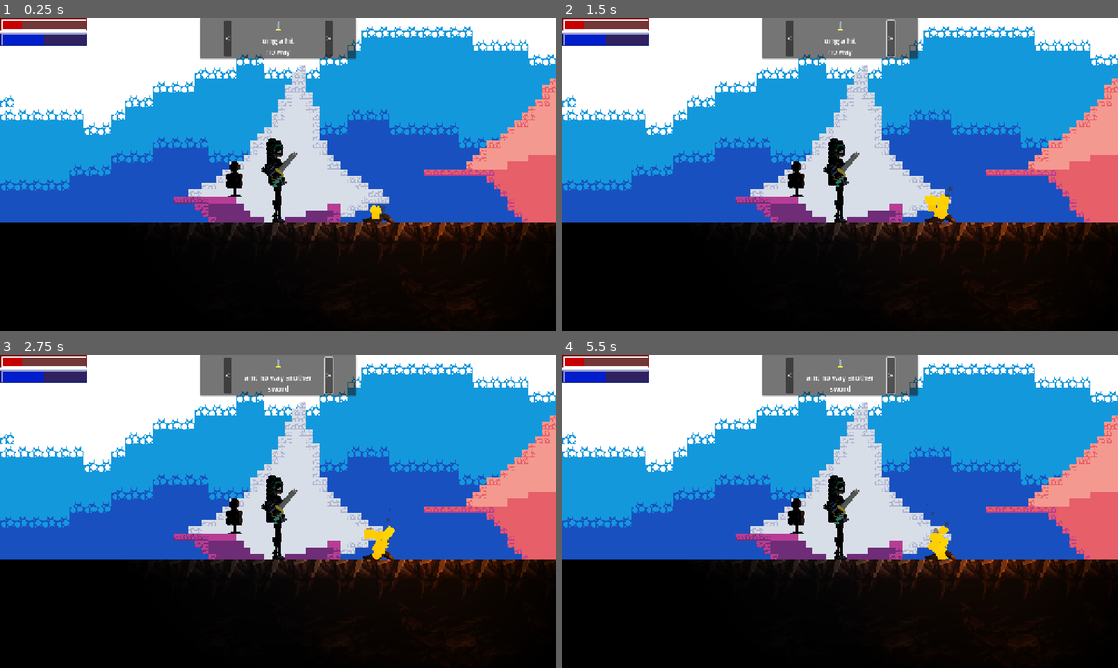
Above: before the commit, frames 1-4 (two rows, left to right).
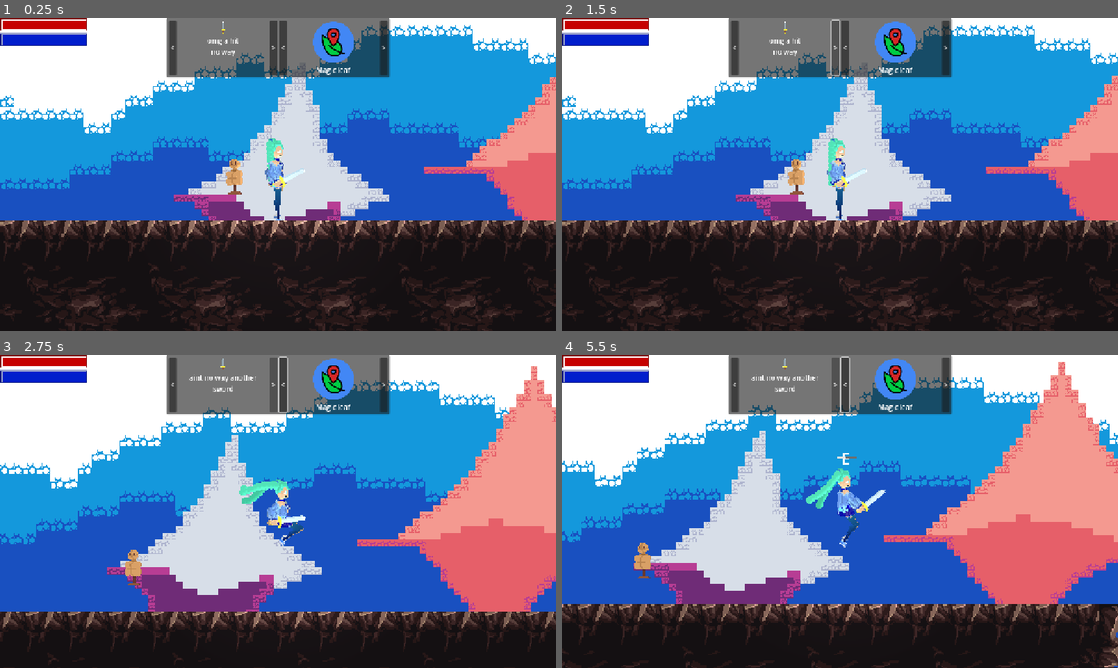
Above: after the commit, the same moments.

Repository: ToastedTeam/CaveGame
Game: Godot game, scene res://scenes/main/main.tscn
Same seed, same stepped clock (60 frames per second), same inputs: the game is played once before the commit and once after it. The engine's default icon, where the game draws it, is replaced by a stand-in: a white triangle on a blue panel in a dark square.
Inputs:
- Up to frame 1 (0.25 s): no input
- Up to frame 2 (1.5 s): click "<" at 0.5 s; click ">" at 1.25 s
- Up to frame 3 (2.75 s): tap Enter (ui_accept) at 2 s; hold Right (player_move_right) from 2.03 s (still down); tap A (player_attack_melee) at 2.1 s; tap Up (player_jump) at 2.27 s
- Up to frame 4 (5.5 s): tap S (player_attack_ranged) at 2.85 s; tap Up (player_jump) at 3.02, 4.52, 5.27 s; release Right (player_move_right) at 3.53 s; hold Left (player_move_left) 3.53-4.28 s; tap D (player_dash) at 3.6 s; hold Right (player_move_right) from 4.28 s (still down); tap E (player_interact) at 4.35 s; tap A (player_attack_melee) at 5.1 s

The runs differ from the first frame. In frame 1, 22% of the frame differs, in the area x 0-100%, y 0-100%; in frame 2, 22%; in frame 3, 52%; in frame 4, 55%.
Error before the commit: Parse Error: Preload file "res://weapons/projectile/projectile.tscn" does not exist. (res://entities/player/player.gd:25)
Error after the commit: Invalid call. Nonexistent function '_attack' in base 'Nil'. (res://entities/player/player_ik_animator.gd:77)

Commit message:
SCRUM-45 Added missing files for prev commit

Diff:
--- a/entities/player/player.gd
+++ b/entities/player/player.gd
@@ -22,7 +22,7 @@
 @export var inhibitUserInput: bool = false;
 @export var animPlayer: AnimationPlayer;
 
-var projectile = preload("res://weapons/projectile/projectile.tscn")
+#var projectile = preload("res://weapons/projectile/projectile.tscn")
 
 var targetX: float = 0;
 # Various Properties
@@ -247,22 +247,7 @@
 
 	move_and_slide()
 
-#	Player animations
-	#if is_on_floor():
-		#if direction:
-			#player_sprite.play("run")
-		#else:
-			#player_sprite.play("idle")
-	#else:
-		#player_sprite.play("jump")
-
 	currentDirection = direction
-	#if direction < 0:
-		#player_sprite.flip_h = true
-		#$FlipHandler.scale.x = -1
-	#elif direction > 0:
-		#player_sprite.flip_h = false
-		#$FlipHandler.scale.x = 1
 
 	hitWall = is_on_wall()
 
@@ -273,16 +258,14 @@
 		$AttackCooldown.start()
 
 	if _isPlayerJustAttackingRanged() and canAttack:
-		var proj_instance: Projectile = projectile.instantiate()
-
-		proj_instance.rotation = 0 if facing_right else PI
-		proj_instance.global_position = $ProjectileMarker.global_position
-
-		get_tree().root.get_child(0).add_child(proj_instance)
-		#root.add_child(proj_instance)
-		#add_child(proj_instance)
-
-		#IkAnimator.Attack_Melee()
+
+		#var proj_instance: Projectile = projectile.instantiate()
+		#proj_instance.rotation = 0 if facing_right else PI
+		#proj_instance.global_position = $ProjectileMarker.global_position
+		#
+		#get_tree().root.get_child(0).add_child(proj_instance)
+
+		IkAnimator.Attack_Ranged()
 		canAttack = false
 		$AttackCooldown.start()
 
--- a/entities/player/player.tscn
+++ b/entities/player/player.tscn
@@ -733,7 +733,7 @@
 
 [node name="Thigh_B" type="Sprite2D" parent="sprites"]
 modulate = Color(0.787759, 0.787759, 0.787759, 1)
-position = Vector2(0.863827, 5.93747)
+position = Vector2(0.863825, 5.93747)
 rotation = -0.144474
 texture = SubResource("CanvasTexture_pacje")
 
@@ -957,8 +957,5 @@
 &"": SubResource("AnimationLibrary_wy7bt")
 }
 
-[node name="ProjectileMarker" type="Marker2D" parent="."]
-position = Vector2(4, -6)
-
 [connection signal="timeout" from="AttackCooldown" to="." method="_on_attack_cooldown_end"]
 [connection signal="timeout" from="DashCooldown" to="." method="_on_dash_cooldown_end"]
--- a/entities/player/player_ik_animator.gd
+++ b/entities/player/player_ik_animator.gd
@@ -69,8 +69,12 @@
 	animationPlayer.play(weapon.AnimName)
 	pass
 
-func Attack_Magic() -> void:
-	Log.info("Perform magic attack, play some animation or something...")
+func Attack_Ranged() -> void:
+	#if not hand.node.get_node("Ranged"):
+		#return
+	#Log.info("Perform magic attack, play some animation or something...")
+	var ranged = hand.node.get_node("Ranged") as RangedWeapon
+	ranged._attack()
 	pass
 
 func Start_Dash() -> void:
--- a/scenes/interface/WeaponSelectionScreen.gd
+++ b/scenes/interface/WeaponSelectionScreen.gd
@@ -2,10 +2,11 @@
 extends HBoxContainer
 @export var Table: WeaponTable
 var currentMeleeWeapon = 0
-var currentMagicWeapon = 0
+var currentRangedWeapon = 0
 
 func _ready() -> void:
 	loadMeleeWeapon()
+	loadRangedWeapon()
 	pass
 
 func loadMeleeWeapon() -> void:
@@ -26,3 +27,22 @@
 	currentMeleeWeapon = (currentMeleeWeapon + 1) % Table.MeleeWeapons.size()
 	loadMeleeWeapon()
 	pass # Replace with function body.
+
+func loadRangedWeapon() -> void:
+	var weaponData = WeaponTable.GetData(Table.RangedWeapons[currentRangedWeapon].name)
+	$RangedAttacks/InfoElements/Description.text = weaponData.description
+	$RangedAttacks/InfoElements/Texture.texture = weaponData.icon
+	pass
+
+func _on_previous_ranged() -> void:
+	print("Previous weapon")
+	currentRangedWeapon = (currentRangedWeapon - 1) % Table.RangedWeapons.size()
+	loadRangedWeapon()
+	pass # Replace with function body.
+
+
+func _on_next_ranged() -> void:
+	print("Next weapon")
+	currentRangedWeapon = (currentRangedWeapon + 1) % Table.RangedWeapons.size()
+	loadRangedWeapon()
+	pass # Replace with function body.
--- a/scenes/interface/interface.tscn
+++ b/scenes/interface/interface.tscn
@@ -89,6 +89,35 @@
 layout_mode = 2
 text = ">"
 
+[node name="RangedAttacks" type="HBoxContainer" parent="WeaponSelector/Margin/Attacks"]
+custom_minimum_size = Vector2(250, 0)
+layout_mode = 2
+size_flags_horizontal = 3
+
+[node name="Previous" type="Button" parent="WeaponSelector/Margin/Attacks/RangedAttacks"]
+layout_mode = 2
+text = "<"
+
+[node name="InfoElements" type="VBoxContainer" parent="WeaponSelector/Margin/Attacks/RangedAttacks"]
+layout_mode = 2
+size_flags_horizontal = 3
+
+[node name="Texture" type="TextureRect" parent="WeaponSelector/Margin/Attacks/RangedAttacks/InfoElements"]
+layout_mode = 2
+texture = ExtResource("3_qqekr")
+stretch_mode = 3
+
+[node name="Description" type="Label" parent="WeaponSelector/Margin/Attacks/RangedAttacks/InfoElements"]
+custom_minimum_size = Vector2(206, 0)
+layout_mode = 2
+text = "a basic sword omg no way a hit sword lmao wtf twsag sfas dfasd fasdf asdf asdf asdf asdf asdf asdf "
+horizontal_alignment = 1
+autowrap_mode = 3
+
+[node name="Next" type="Button" parent="WeaponSelector/Margin/Attacks/RangedAttacks"]
+layout_mode = 2
+text = ">"
+
 [node name="DebugConsole" type="VBoxContainer" parent="." node_paths=PackedStringArray("LogOutput")]
 process_mode = 3
 visible = false
@@ -125,3 +154,5 @@
 
 [connection signal="button_down" from="WeaponSelector/Margin/Attacks/MeleeAttacks/Previous" to="WeaponSelector/Margin/Attacks" method="_on_previous_melee"]
 [connection signal="button_down" from="WeaponSelector/Margin/Attacks/MeleeAttacks/Next" to="WeaponSelector/Margin/Attacks" method="_on_next_melee"]
+[connection signal="button_down" from="WeaponSelector/Margin/Attacks/RangedAttacks/Previous" to="WeaponSelector/Margin/Attacks" method="_on_previous_ranged"]
+[connection signal="button_down" from="WeaponSelector/Margin/Attacks/RangedAttacks/Next" to="WeaponSelector/Margin/Attacks" method="_on_next_ranged"]
--- a/scenes/main/main.tscn
+++ b/scenes/main/main.tscn
@@ -2449,7 +2449,7 @@
 scale = Vector2(0.999892, 0.999892)
 
 [node name="head" parent="Player/Skeleton/hip/torso/collar/offset" index="0"]
-rotation = -0.00579708
+rotation = -0.00579712
 scale = Vector2(0.999852, 0.999852)
 
 [node name="shoulder_r" parent="Player/Skeleton/hip/torso/collar/offset" index="1"]
@@ -2507,7 +2507,7 @@
 
 [node name="Head" parent="Player/sprites" index="7"]
 position = Vector2(-1.54038, -20.4965)
-rotation = -0.00579713
+rotation = -0.00579711
 
 [node name="FrontHair" parent="Player/sprites" index="8"]
 position = Vector2(-6.51005, -26.1911)
@@ -2658,6 +2658,7 @@
 shape = SubResource("WorldBoundaryShape2D_kfodh")
 
 [node name="RestArea" parent="." instance=ExtResource("15_raeie")]
+visible = false
 position = Vector2(80, 0)
 
 [editable path="Player"]
--- a/structures/rest_area/rest_player.gd
+++ b/structures/rest_area/rest_player.gd
@@ -19,10 +19,18 @@
 			# Unsafe, may break
 			child.free()
 			pass
-		var inst = attacks.Table.GetData(attacks.Table.MeleeWeapons[attacks.currentMeleeWeapon].name).asset.instantiate()
-		inst.name = "Weapon"
-		fliphandler.call_deferred("add_child", inst, true)
+
+		call_deferred("ApplyWeapons", attacks, fliphandler)
 
 		weapons.hide()
 		return
 	pass
+
+func ApplyWeapons(attacks: AttackSelectionController, fliphandler: Node) -> void:
+	var ranged_instance = attacks.Table.GetData(attacks.Table.RangedWeapons[attacks.currentRangedWeapon].name).asset.instantiate()
+	ranged_instance.name = "Ranged"
+	fliphandler.add_child(ranged_instance, true)
+	var melee_instance = attacks.Table.GetData(attacks.Table.MeleeWeapons[attacks.currentMeleeWeapon].name).asset.instantiate()
+	melee_instance.name = "Weapon"
+	fliphandler.add_child(melee_instance, true)
+	pass
